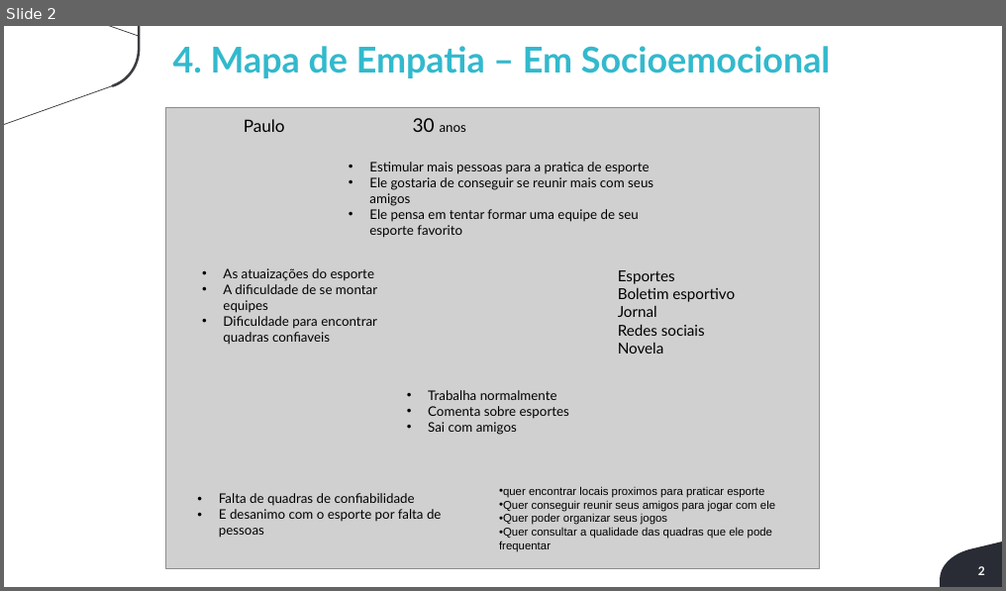
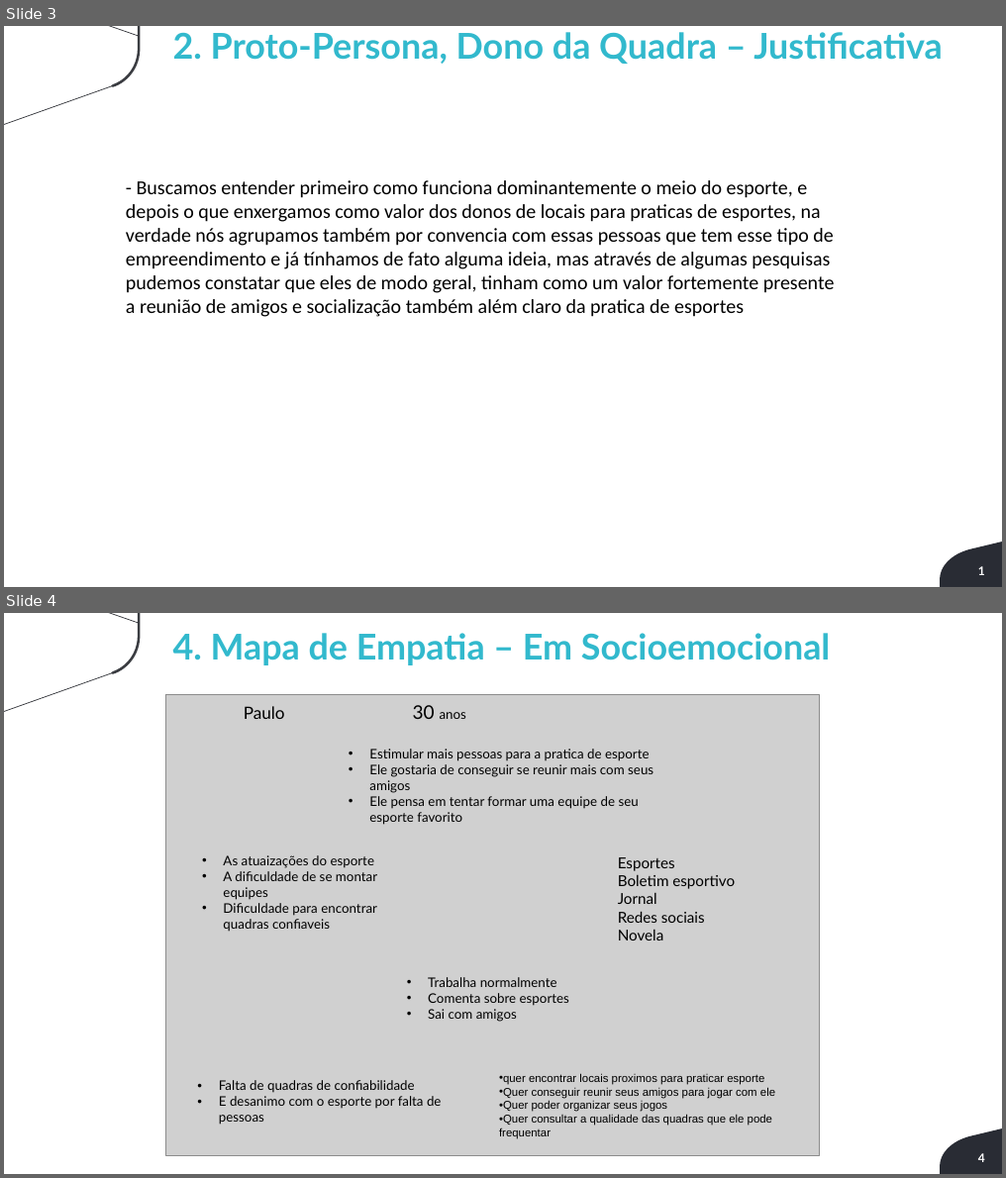
Before and after one commit to luizberto/grupo3-provisorio, a slide deck: Documentação/Sprint 1 - Entregavel do Projeto - v2 - Aluno (2) (1).pptx. Shown one above the other, each under a label of ours: slide 2 before the commit, slides 3 and 4 after it. The pictures are 1006x591 and 1006x1178 pixels, drawn with LibreOffice and Linux fonts; fonts in the diff are those of the drawing; grey boxes stand for pictures; background and template pictures are left out. Boxes give left, top, right and bottom in pixels: in the first picture for what was removed or moved away, otherwise in the second. Text is boxed around its words. In the diff, an @@ line names an element or a change of style, - is before the commit and + after.

Commit message:
ppt de protopersona ataualizado

```diff
--- a/Documentação/Sprint 1 - Entregavel do Projeto - v2 - Aluno (2) (1).pptx
+++ b/Documentação/Sprint 1 - Entregavel do Projeto - v2 - Aluno (2) (1).pptx
@@ slide 3 added at [4,26,1002,587], background #FFFFFF; not listed: 2 template elements that a slide beside it also shows @@
@@ text added at [173,32,943,64], 37.7 pt, text #32B9CD, bold @@
+2. Proto-Persona, Dono da Quadra – Justificativa
@@ text added at [126,180,835,317], 21 pt, text #000000 @@
+- Buscamos entender primeiro como funciona dominantemente o meio do esporte, e depois o que enxergamos como valor dos donos de locais para praticas de esportes, na verdade nós agrupamos também por convencia com essas pessoas que tem esse tipo de empreendimento e já tínhamos de fato alguma ideia, mas através de algumas pesquisas pudemos constatar que eles de modo geral, tinham como um valor fortemente presente a reunião de amigos e socialização também além claro da pratica de esportes
@@ text added at [978,567,985,575], 12.6 pt, text #FFFFFF, bold @@
+1
@@ what was slide 2 is now slide 4 @@
@@ page number at [978,1154,985,1162]: text changed @@
-2
+4
```
Also in this commit, not shown: 2 slides changed, 3 other slides added.
